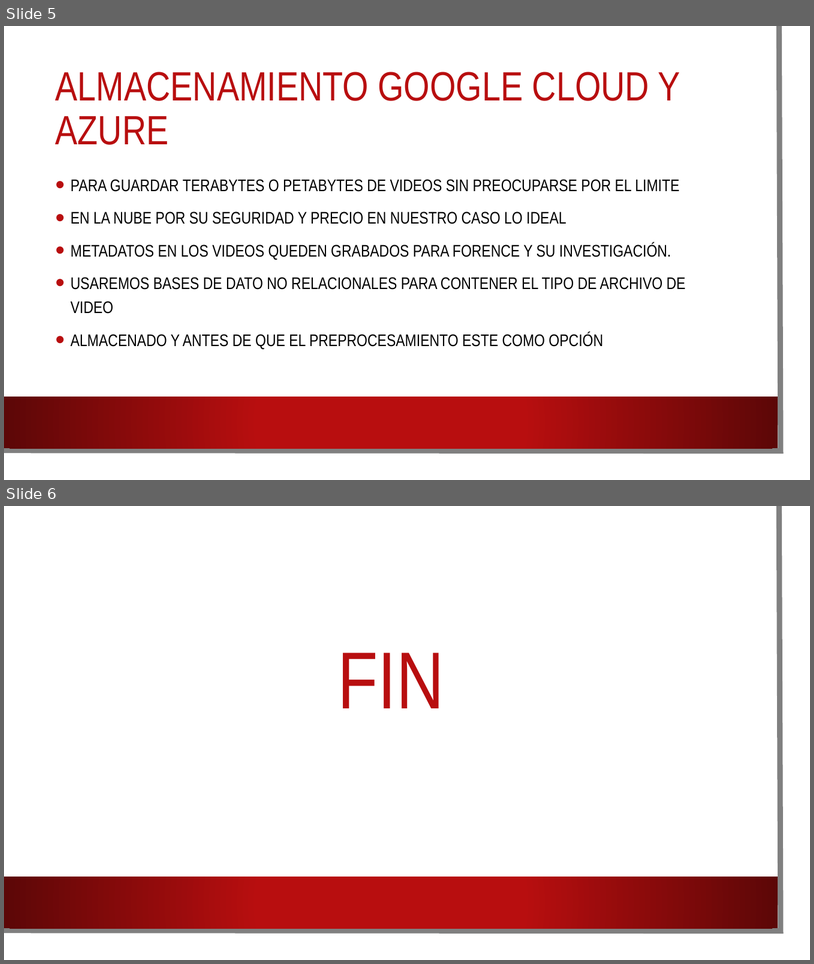
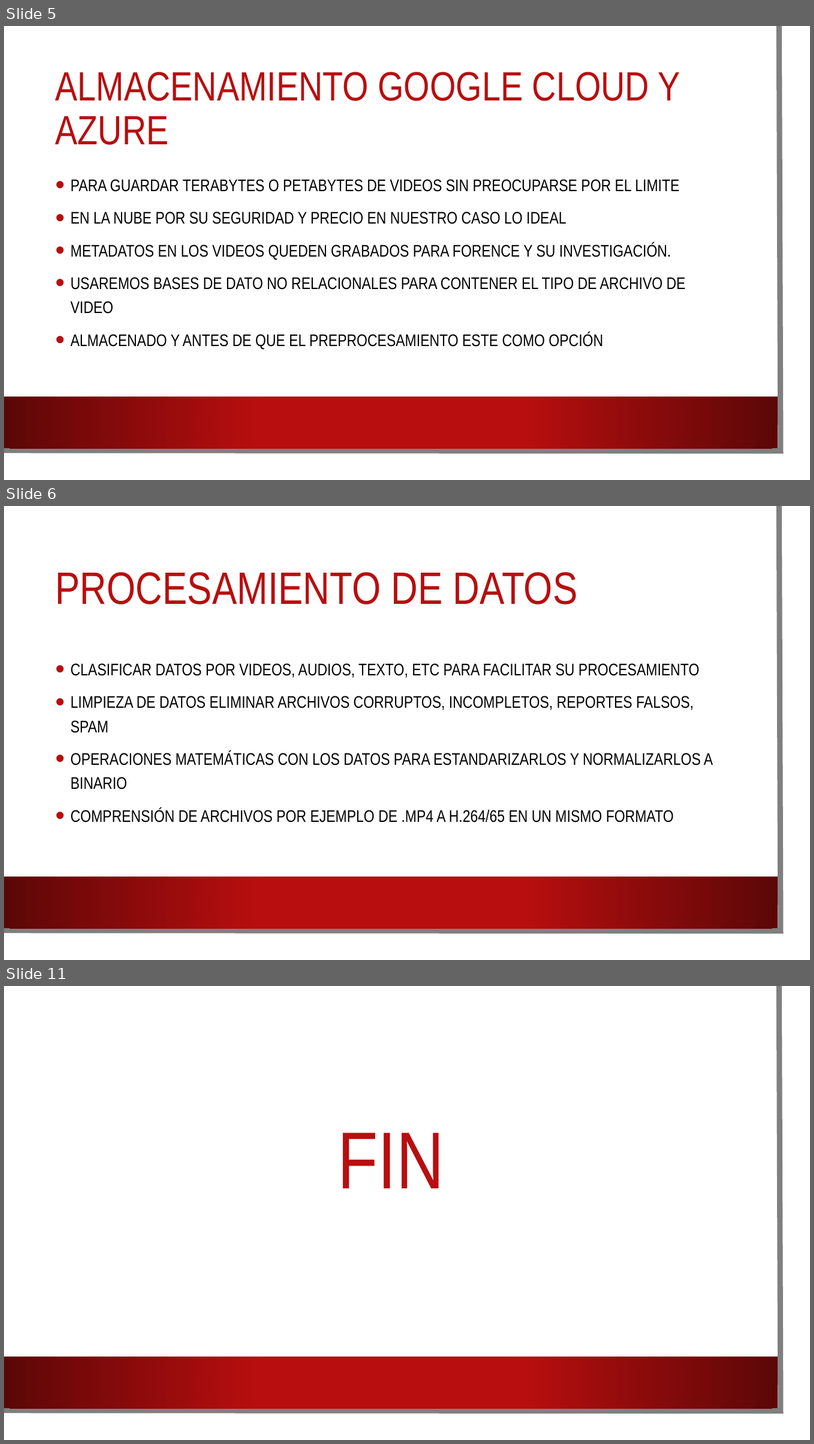
Before and after one commit to juanitoeldesastre/macrodatos, a slide deck: A02/A02.pptx. Shown one above the other, each under a label of ours: slides 5 and 6 before the commit, slides 5, 6 and 11 after it; the slides between them are not shown. The pictures are 814x964 and 814x1444 pixels, drawn with LibreOffice and Linux fonts; fonts in the diff are those of the drawing; background and template pictures are left out. Boxes give left, top, right and bottom in pixels: in the first picture for what was removed or moved away, otherwise in the second. Text is boxed around its words. In the diff, an @@ line names an element or a change of style, - is before the commit and + after.

```diff
--- a/A02/A02.pptx
+++ b/A02/A02.pptx
@@ slide 6 added at (4,506,810,960), background picture (left out); not listed: 3 template elements that a slide beside it also shows @@
@@ title added at (56,572,578,604), 54 pt, text #B80E0F @@
+PROCESAMIENTO DE DATOS
@@ text added at (71,663,713,822), 20 pt, text #000000 @@
+• CLASIFICAR DATOS POR VIDEOS, AUDIOS, TEXTO, ETC PARA FACILITAR SU PROCESAMIENTO
+• LIMPIEZA DE DATOS ELIMINAR ARCHIVOS CORRUPTOS, INCOMPLETOS, REPORTES FALSOS, SPAM
+• OPERACIONES MATEMÁTICAS CON LOS DATOS PARA ESTANDARIZARLOS Y NORMALIZARLOS A BINARIO
+• COMPRENSIÓN DE ARCHIVOS POR EJEMPLO DE .MP4 A H.264/65 EN UN MISMO FORMATO
@@ what was slide 6 is now slide 11 @@
```
Also in this commit, not shown: 4 other slides added.
